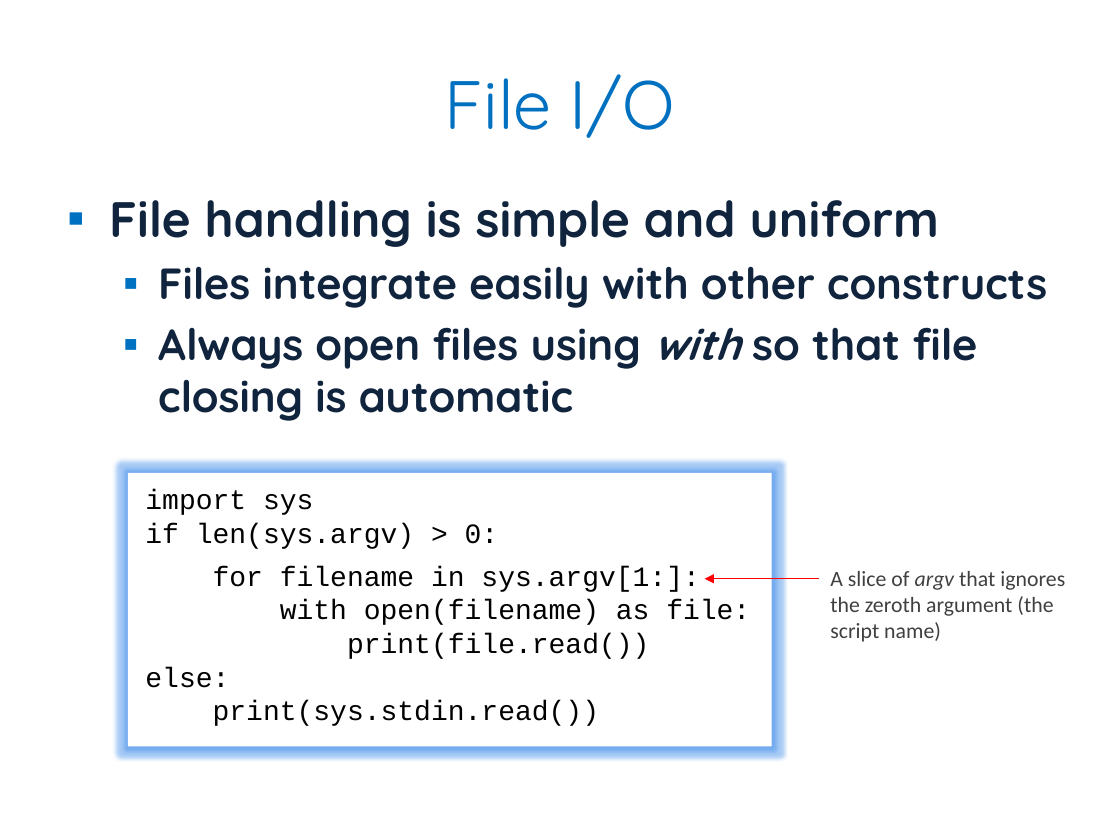
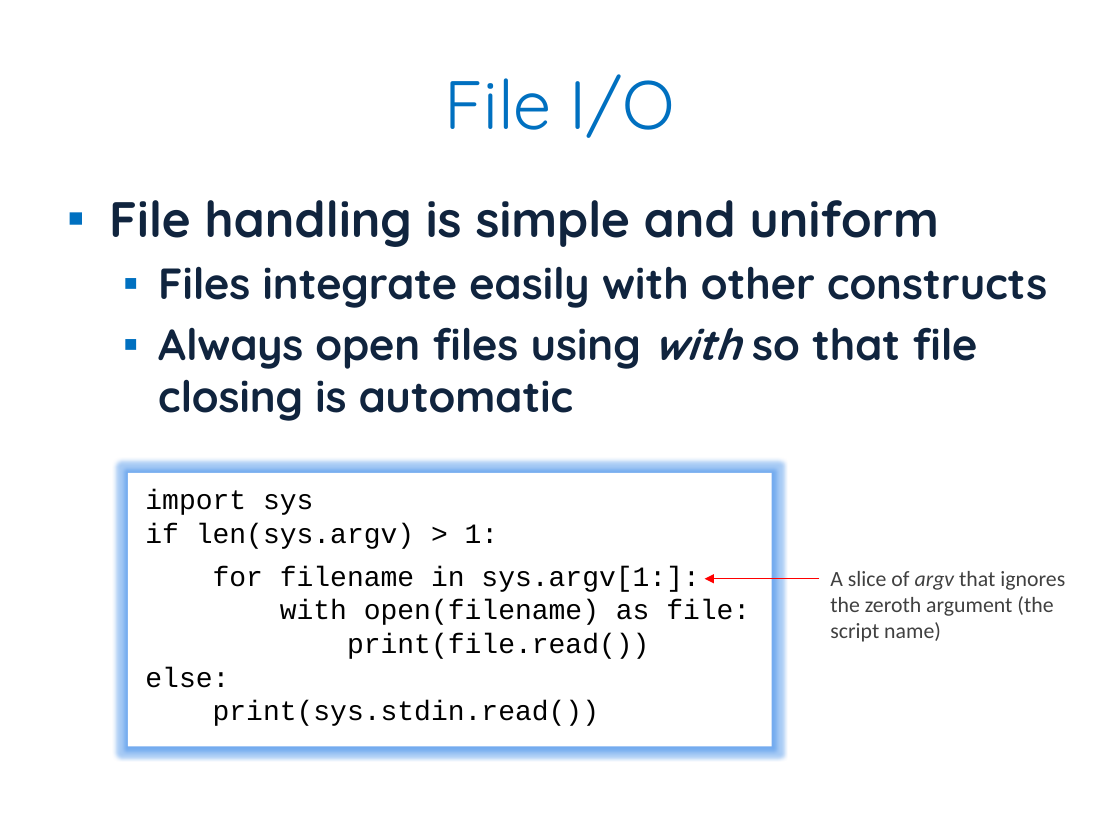
Before and after one commit to JonJagger/two-day-courses, a slide deck: slide 38 of pf/Python Foundation.pptx. Drawn at 1120x840 pixels with LibreOffice and Linux fonts; fonts in the diff are those of the drawing. Boxes give left, top, right and bottom in pixels: in the first picture for what was removed or moved away, otherwise in the second. Text is boxed around its words. In the diff, an @@ line names an element or a change of style, - is before the commit and + after.

```diff
--- a/pf/Python Foundation.pptx
+++ b/pf/Python Foundation.pptx
@@ text in rectangle at [145,523,499,549]: text changed @@
-if len(sys.argv) > 0:
+if len(sys.argv) > 1:
```
Also in this commit, not shown: 7 other slides changed, 1 other file.
